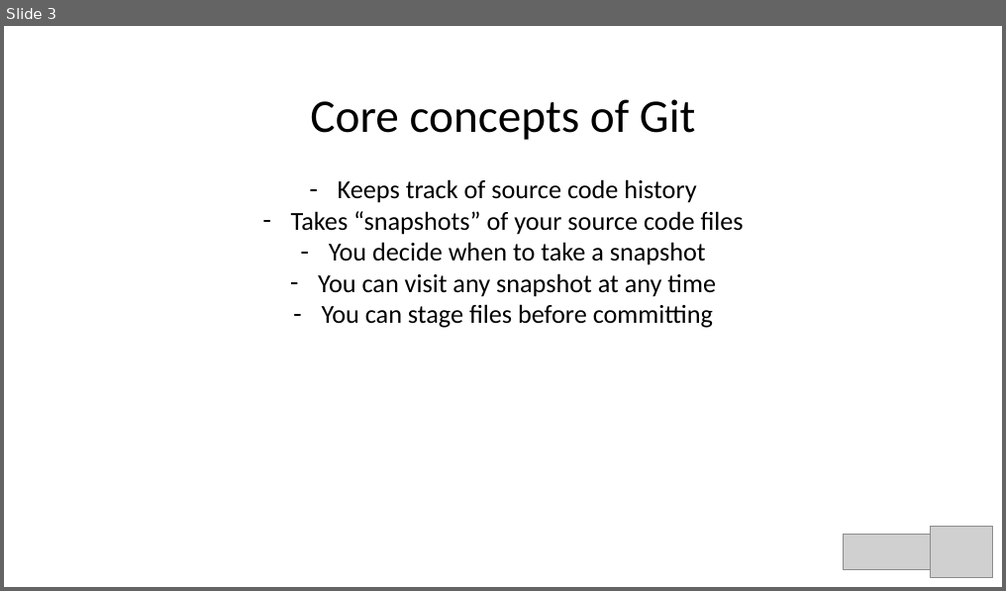
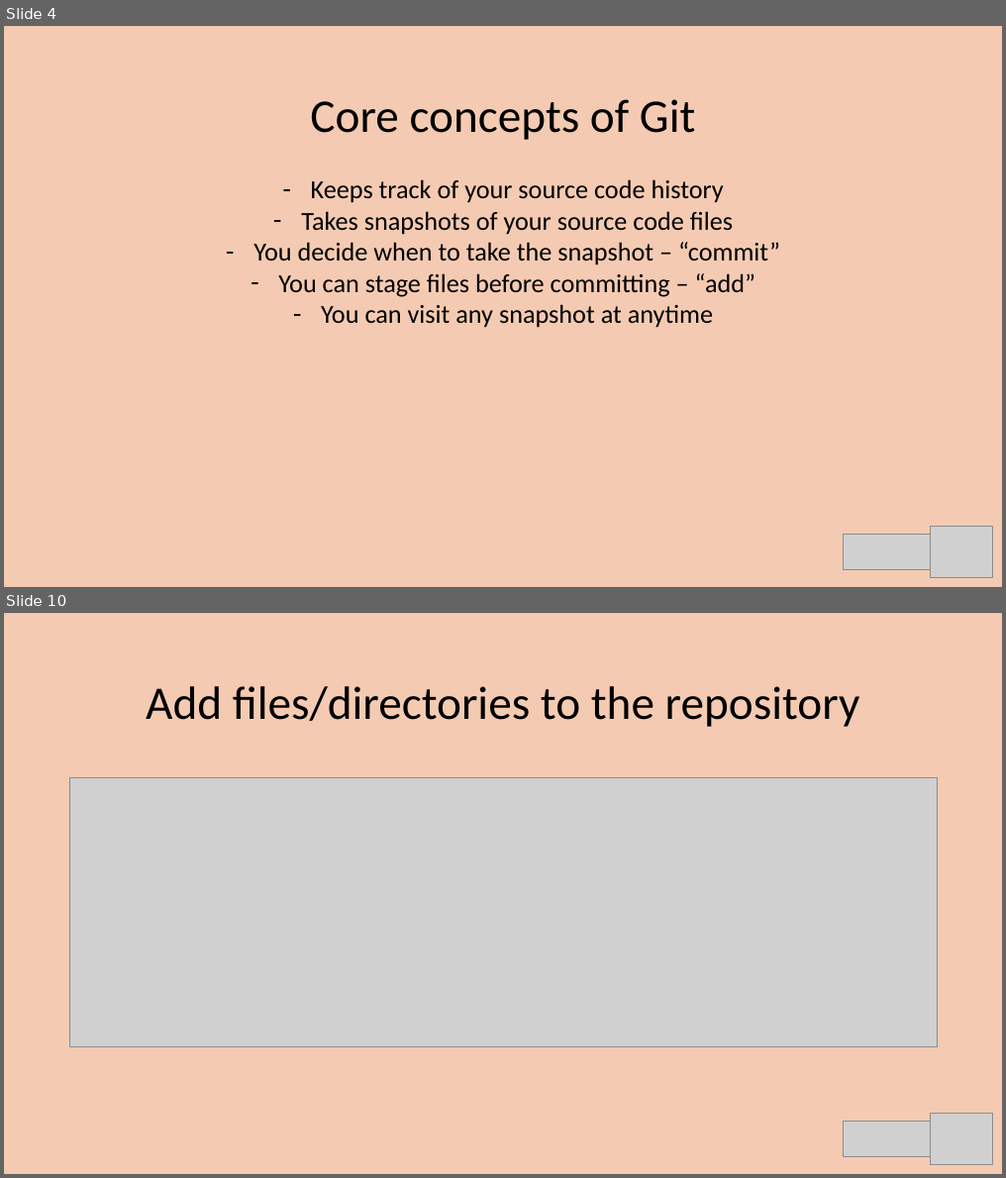
Before and after one commit to szetko/course-materials, a slide deck: Workshops/Git Intro.pptx. Shown one above the other, each under a label of ours: slide 3 before the commit, slides 4 and 10 after it; the slides between them are not shown. The pictures are 1006x591 and 1006x1178 pixels, drawn with LibreOffice and Linux fonts; fonts in the diff are those of the drawing; grey boxes stand for pictures. Boxes give left, top, right and bottom in pixels: in the first picture for what was removed or moved away, otherwise in the second. Text is boxed around its words. In the diff, an @@ line names an element or a change of style, - is before the commit and + after.

```diff
--- a/Workshops/Git Intro.pptx
+++ b/Workshops/Git Intro.pptx
@@ slide 10 added at (x1=4, y1=613, x2=1002, y2=1174), background #F4CBB2 @@
@@ text added at (x1=146, y1=686, x2=860, y2=727), 45 pt, text #000000 @@
+Add files/directories to the repository
@@ picture added at (x1=69, y1=777, x2=937, y2=1048) @@
@@ picture added at (x1=930, y1=1113, x2=993, y2=1164) @@
@@ picture added at (x1=844, y1=1121, x2=930, y2=1158) @@
@@ what was slide 3 is now slide 4 @@
@@ slide 4 changed as well @@
@@ background #FFFFFF to #F4CBB2 @@
@@ text at (x1=253, y1=179, x2=780, y2=328): text changed @@
-              – Keeps track of source code history
-              – Takes “snapshots” of your source code files
-              – You decide when to take a snapshot
-              – You can visit any snapshot at any time
-              – You can stage files before committing
+              – Keeps track of your source code history
+              – Takes snapshots of your source code files
+              – You decide when to take the snapshot – “commit”
+              – You can stage files before committing – “add”
+              – You can visit any snapshot at anytime
```
Also in this commit, not shown: 3 other slides changed, 14 other slides added.
